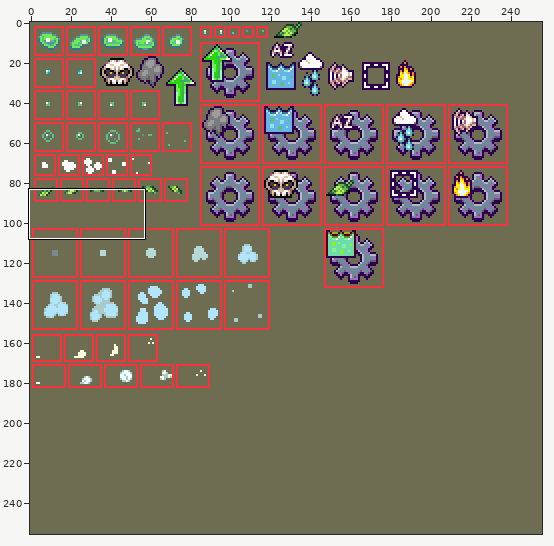
A sprite sheet gets an edit: images/effects/particles.png. Above: a wide view before the commit, with the close-up outlined.
Close-up. The starting point:
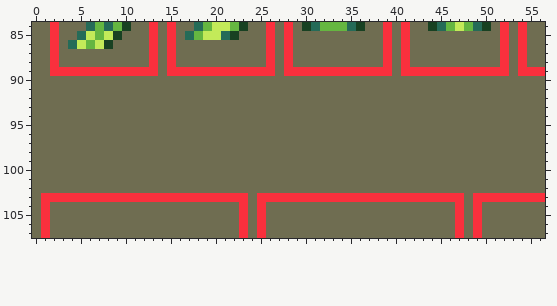
The file is 256x256 pixels. Colours within 5 levels of each other are drawn and written as one. Shown: x 0..56, y 84..107.
New version:
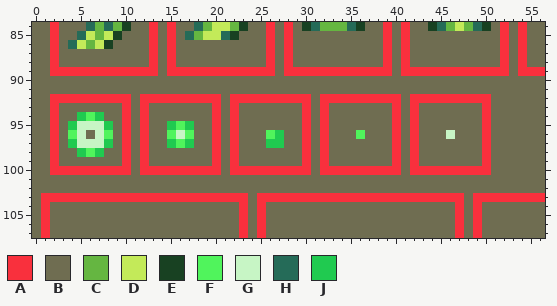
Palette (. is transparent): A #f9303d  B #6f6d51  C #65b641  D #c3ea59  E #184122  F #50f45c  G #c7f5c5  H #256b58  J #20ca50
The exact change:
@@ x 0..56 @@
  91 BBBBBBBBBBBBBBBBBBBBBBBBBBBBBBBBBBBBBBBBBBBBBBBBBBBBBBBBB
- 92 BBBBBBBBBBBBBBBBBBBBBBBBBBBBBBBBBBBBBBBBBBBBBBBBBBBBBBBBB
- 93 BBBBBBBBBBBBBBBBBBBBBBBBBBBBBBBBBBBBBBBBBBBBBBBBBBBBBBBBB
- 94 BBBBBBBBBBBBBBBBBBBBBBBBBBBBBBBBBBBBBBBBBBBBBBBBBBBBBBBBB
- 95 BBBBBBBBBBBBBBBBBBBBBBBBBBBBBBBBBBBBBBBBBBBBBBBBBBBBBBBBB
- 96 BBBBBBBBBBBBBBBBBBBBBBBBBBBBBBBBBBBBBBBBBBBBBBBBBBBBBBBBB
- 97 BBBBBBBBBBBBBBBBBBBBBBBBBBBBBBBBBBBBBBBBBBBBBBBBBBBBBBBBB
- 98 BBBBBBBBBBBBBBBBBBBBBBBBBBBBBBBBBBBBBBBBBBBBBBBBBBBBBBBBB
- 99 BBBBBBBBBBBBBBBBBBBBBBBBBBBBBBBBBBBBBBBBBBBBBBBBBBBBBBBBB
-100 BBBBBBBBBBBBBBBBBBBBBBBBBBBBBBBBBBBBBBBBBBBBBBBBBBBBBBBBB
+ 92 BBAAAAAAAAABAAAAAAAAABAAAAAAAAABAAAAAAAAABAAAAAAAAABBBBBB
+ 93 BBABBBBBBBABABBBBBBBABABBBBBBBABABBBBBBBABABBBBBBBABBBBBB
+ 94 BBABBJFJBBABABBBBBBBABABBBBBBBABABBBBBBBABABBBBBBBABBBBBB
+ 95 BBABJGGGJBABABBJFJBBABABBBBBBBABABBBBBBBABABBBBBBBABBBBBB
+ 96 BBABFGBGFBABABBFGFBBABABBBFJBBABABBBFBBBABABBBGBBBABBBBBB
+ 97 BBABJGGGJBABABBJFJBBABABBBJJBBABABBBBBBBABABBBBBBBABBBBBB
+ 98 BBABBJFJBBABABBBBBBBABABBBBBBBABABBBBBBBABABBBBBBBABBBBBB
+ 99 BBABBBBBBBABABBBBBBBABABBBBBBBABABBBBBBBABABBBBBBBABBBBBB
+100 BBAAAAAAAAABAAAAAAAAABAAAAAAAAABAAAAAAAAABAAAAAAAAABBBBBB
 101 BBBBBBBBBBBBBBBBBBBBBBBBBBBBBBBBBBBBBBBBBBBBBBBBBBBBBBBBB
